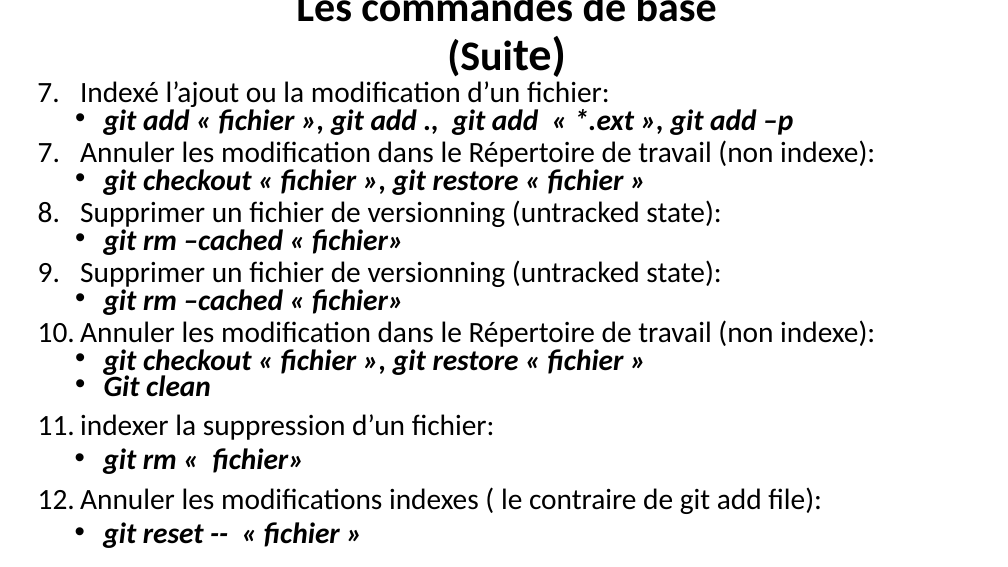
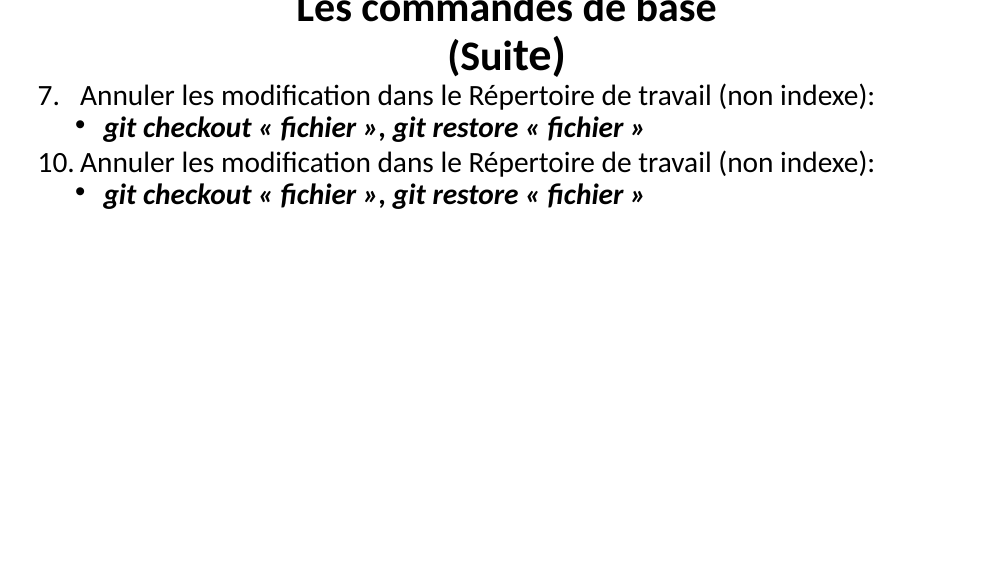
Before and after one commit to belakebiboussad/form, a slide deck: slide 10 of Formation Git.pptx (slide 9 before the commit). Drawn at 1008x567 pixels with LibreOffice and Linux fonts; fonts in the diff are those of the drawing. Boxes give left, top, right and bottom in pixels: in the first picture for what was removed or moved away, otherwise in the second. Text is boxed around its words. In the diff, an @@ line names an element or a change of style, - is before the commit and + after.

```diff
--- a/Formation Git.pptx
+++ b/Formation Git.pptx
@@ text "Annuler les modification dans le ..." at <box>80,83,875,209</box>: line spacing 0.8 to 0.9; line spacing 0.6 to 0.7 @@
@@ text at <box>80,81,793,135</box>: paragraphs removed @@
-  7. Indexé l’ajout ou la modification d’un fichier:
-  • git add « fichier », git add ., git add « *.ext », git add –p
@@ text at <box>80,200,721,315</box>: paragraphs removed @@
-  8. Supprimer un fichier de versionning (untracked state):
-  • git rm –cached « fichier»
-  9. Supprimer un fichier de versionning (untracked state):
-  • git rm –cached « fichier»
@@ text at <box>80,372,822,548</box>: paragraphs removed @@
-  • Git clean
-  11. indexer la suppression d’un fichier:
-  • git rm « fichier»
-  12. Annuler les modifications indexes ( le contraire de git add file):
-  • git reset -- « fichier »
```
Also in this commit, not shown: 9 other slides changed, 3 slides added, 1 other file.
